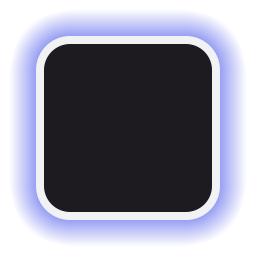
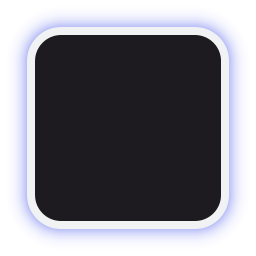
Revision of a layered (256, 256) image; what changed, layer by layer:
painted on "Stroke" over [27,27,229,229]
renamed "Glow" to "Box", painted on it over [31,31,225,225]
renamed "Layer 2" to "Glow", showed it, moved it above "Layer 2", painted on it over [9,9,247,247]
